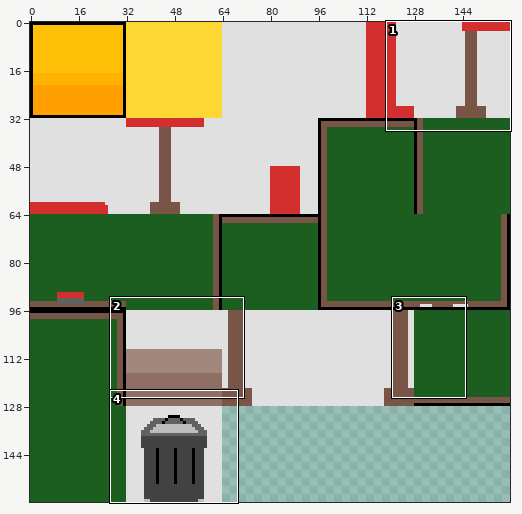
A sprite sheet gets an edit: public/assets/images/tileset5.png. The picture above shows the old version from afar; the outline marks the close-up.
Close-up. Before the commit:
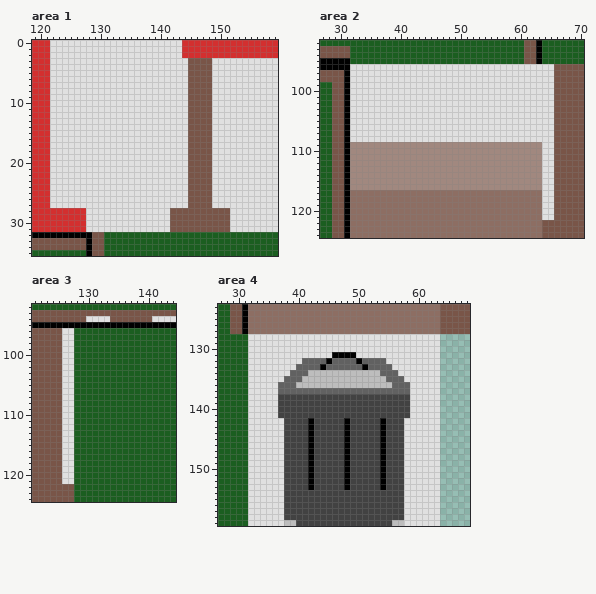
The file is 160x160 pixels. Shown: area 1: x 119..159, y 0..35; area 2: x 27..70, y 92..124; area 3: x 121..144, y 92..124; area 4: x 27..68, y 123..159. The commit also changed other parts of the picture, which this record leaves out.
After:
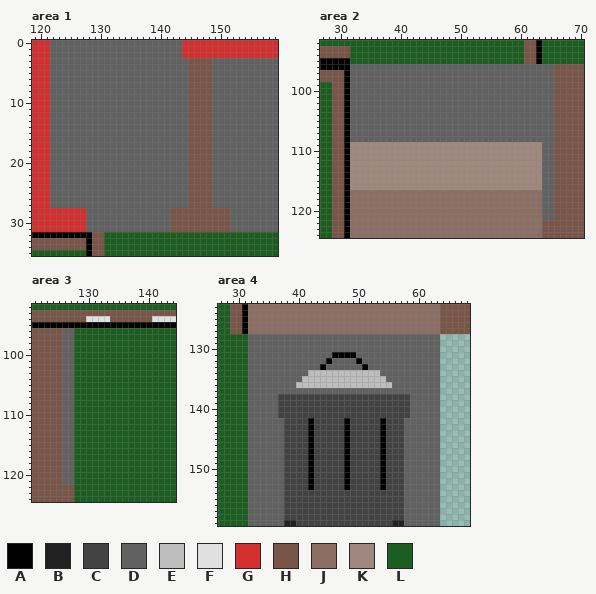
Palette (. is transparent): A #000000  B #212121  C #424242  D #616161  E #bdbdbd  F #e0e0e0  G #d32f2f  H #795548  J #8d6e63  K #a1887f  L #1b5e20
The edit:
Area 1:
The edit turns colour F into colour D in rows 0 to 2 at x 122 to 143; in rows 3 to 27 at x 122 to 144 and 149 to 159; in rows 28 to 31 at x 128 to 141 and 152 to 159.
Area 2:
The edit turns colour F into colour D in rows 96 to 108 at x 32 to 65; in rows 109 to 121 at x 64 to 65.
Area 3:
The edit turns colour F into colour D in rows 96 to 121 at x 126 to 127.
Area 4:
The edit turns colour E into colour B in row 159 at x 38 to 39 and 56 to 57.
The edit turns colour F into colour D in rows 128 to 130 at x 32 to 63; in row 131 at x 32 to 45 and 50 to 63; in row 132 at x 32 to 40 and 55 to 63; in row 133 at x 32 to 39 and 56 to 63; in row 134 at x 32 to 38 and 57 to 63; in row 135 at x 32 to 37 and 58 to 63.
The edit turns colour F into colour D in rows 136 to 141 at x 32 to 36 and 59 to 63; in rows 142 to 159 at x 32 to 37 and 58 to 63.
